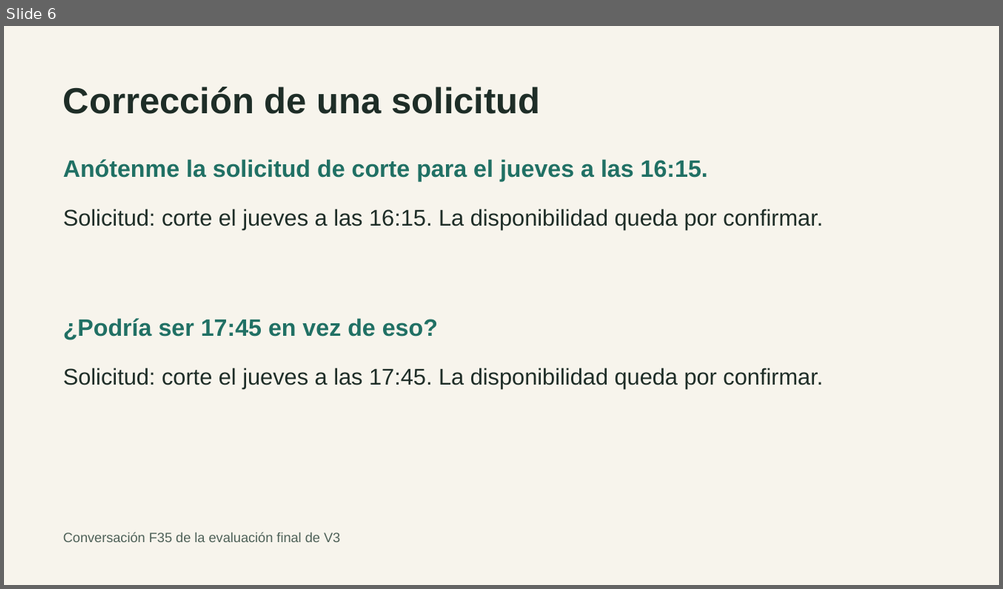
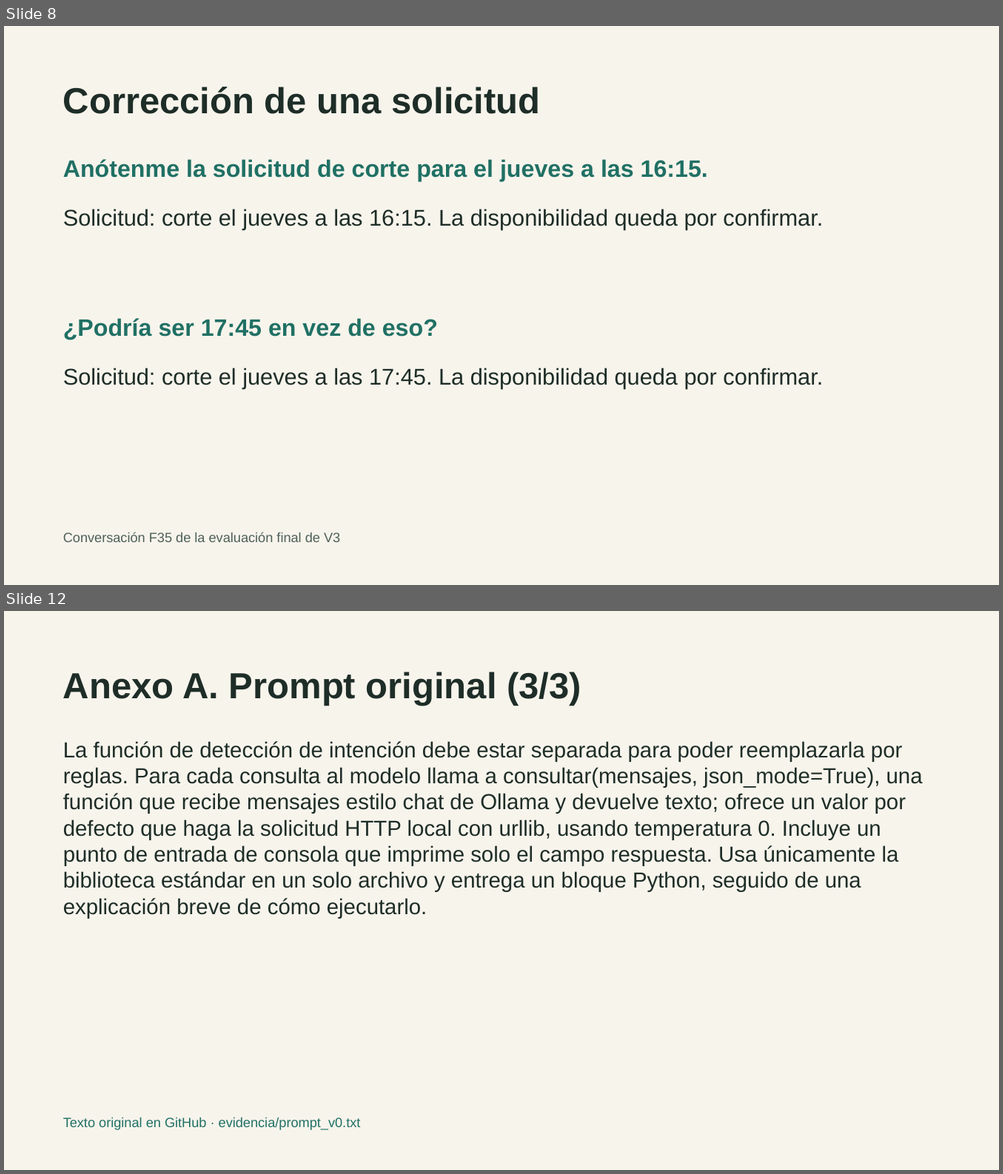
Before and after one commit to skratttt/langchi-peluqueria, a slide deck: presentacion/Defensa_LangChi.pptx. Shown one above the other, each under a label of ours: slide 6 before the commit, slides 8 and 12 after it; the slides between them are not shown. The pictures are 1003x589 and 1003x1174 pixels, drawn with LibreOffice and Linux fonts; fonts in the diff are those of the drawing. Boxes give left, top, right and bottom in pixels: in the first picture for what was removed or moved away, otherwise in the second. Text is boxed around its words. In the diff, an @@ line names an element or a change of style, - is before the commit and + after.

Commit message:
Documenta el prompt, la salida original y los fallos de V0 en la defensa

```diff
--- a/presentacion/Defensa_LangChi.pptx
+++ b/presentacion/Defensa_LangChi.pptx
@@ slide 12 added at <box>4,611,999,1170</box>, background #F7F4EC @@
@@ text added at <box>63,672,581,706</box>, 35 pt, text #1E2D27, bold @@
+Anexo A. Prompt original (3/3)
@@ text added at <box>63,741,922,918</box>, 21 pt, text #1E2D27 @@
+La función de detección de intención debe estar separada para poder reemplazarla por reglas. Para cada consulta al modelo llama a consultar(mensajes, json_mode=True), una función que recibe mensajes estilo chat de Ollama y devuelve texto; ofrece un valor por defecto que haga la solicitud HTTP local con urllib, usando temperatura 0. Incluye un punto de entrada de consola que imprime solo el campo respuesta. Usa únicamente la biblioteca estándar en un solo archivo y entrega un bloque Python, seguido de una explicación breve de cómo ejecutarlo.
@@ text added at <box>63,1117,361,1130</box>, 13 pt, text #207064 @@
+Texto original en GitHub · evidencia/prompt_v0.txt
@@ what was slide 6 is now slide 8 @@
```
Also in this commit, not shown: 1 slide changed, 12 other slides added, 1 slide removed, 1 other file.
